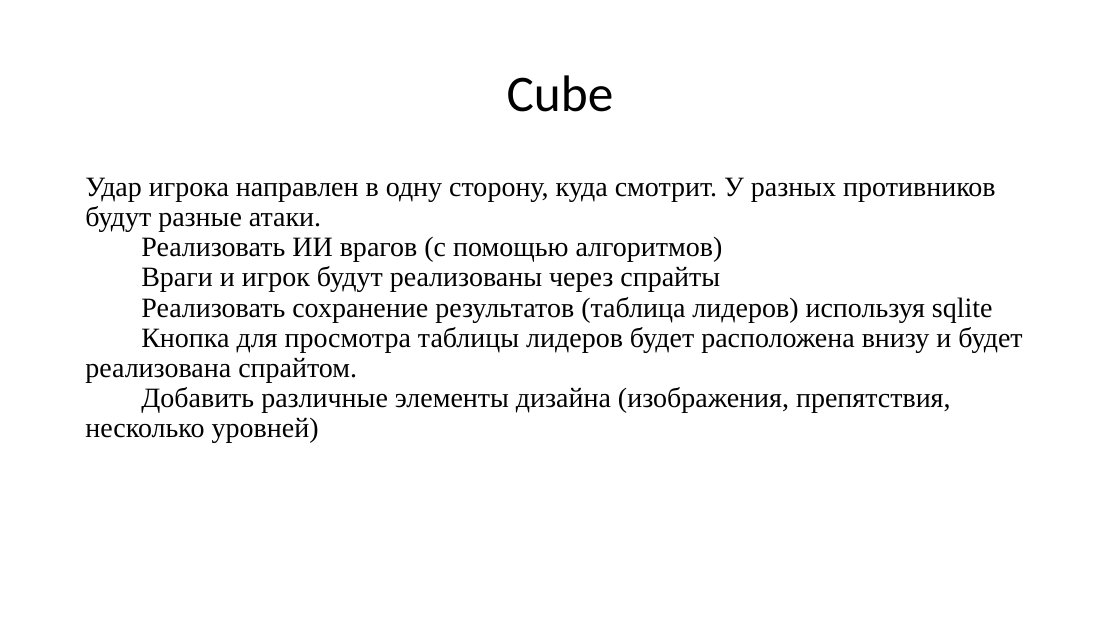
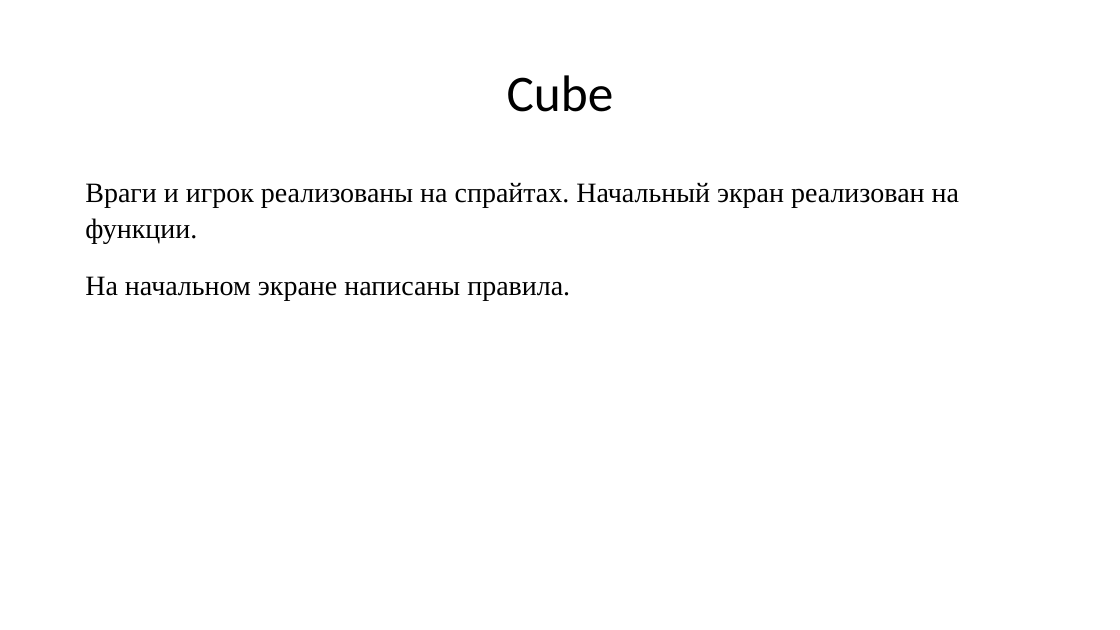
Before and after one commit to LeonKorolev2304/Cube, a slide deck: slide 4 of Презентация.pptx. Drawn at 1120x630 pixels with LibreOffice and Linux fonts; fonts in the diff are those of the drawing. Boxes give left, top, right and bottom in pixels: in the first picture for what was removed or moved away, otherwise in the second. Text is boxed around its words. In the diff, an @@ line names an element or a change of style, - is before the commit and + after.

```diff
--- a/Презентация.pptx
+++ b/Презентация.pptx
@@ text at (85,182,959,300): text changed @@
-Удар игрока направлен в одну сторону, куда смотрит. У разных противников будут разные атаки.
-Реализовать ИИ врагов (с помощью алгоритмов)
-Враги и игрок будут реализованы через спрайты
-Реализовать сохранение результатов (таблица лидеров) используя sqlite
-Кнопка для просмотра таблицы лидеров будет расположена внизу и будет реализована спрайтом.
-Добавить различные элементы дизайна (изображения, препятствия, несколько уровней)
+Враги и игрок реализованы на спрайтах. Начальный экран реализован на функции.
+На начальном экране написаны правила.
```
Also in this commit, not shown: 1 slide added, 1 slide removed, 4 other files.
